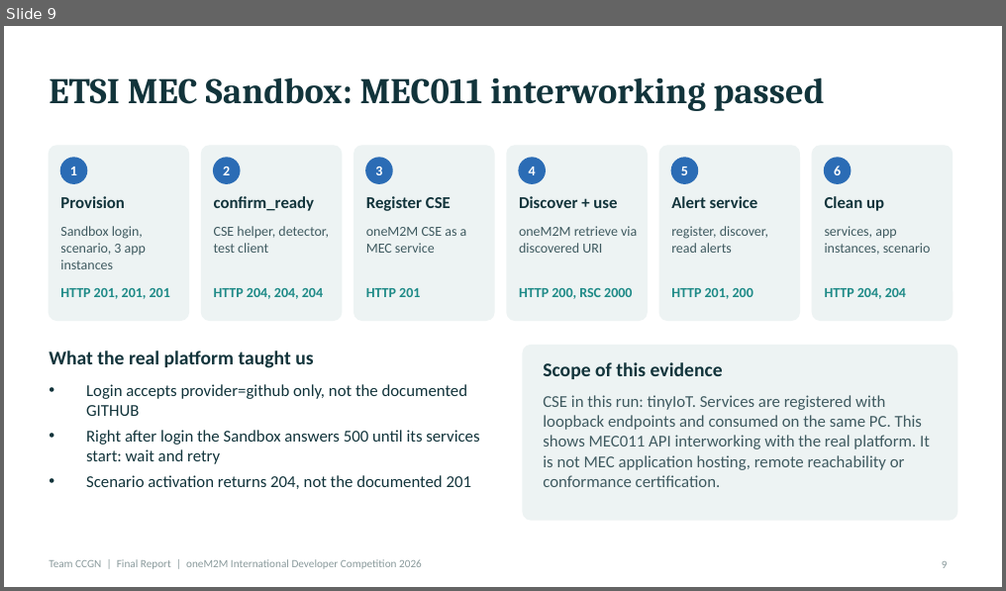
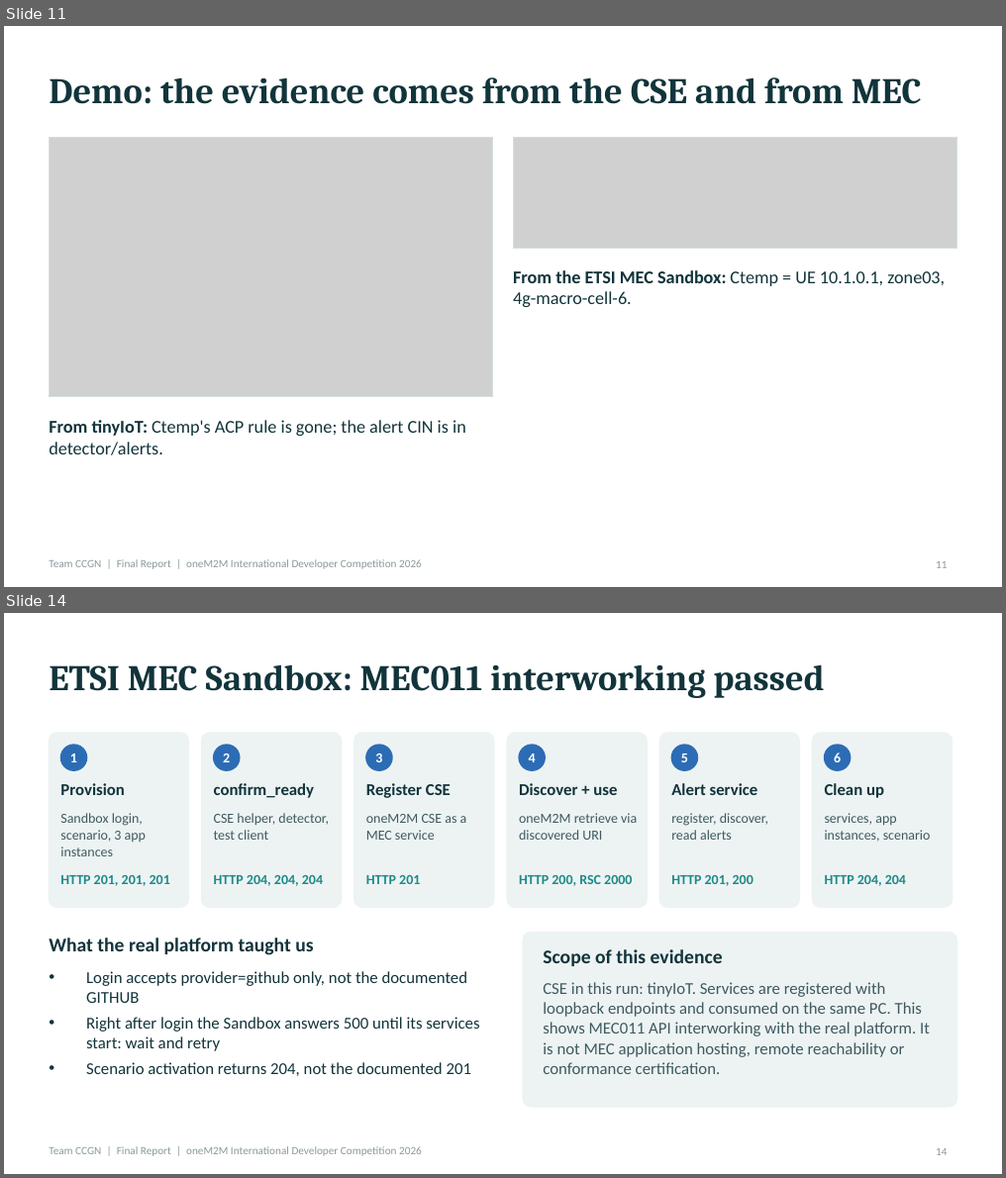
Before and after one commit to easycode42/ccgn-edge-iot-security, a slide deck: deliverables/CCGN_Final_Report.pptx. Shown one above the other, each under a label of ours: slide 9 before the commit, slides 11 and 14 after it; the slides between them are not shown. The pictures are 1006x591 and 1006x1178 pixels, drawn with LibreOffice and Linux fonts; fonts in the diff are those of the drawing; grey boxes stand for pictures. Boxes give left, top, right and bottom in pixels: in the first picture for what was removed or moved away, otherwise in the second. Text is boxed around its words. In the diff, an @@ line names an element or a change of style, - is before the commit and + after.

```diff
--- a/deliverables/CCGN_Final_Report.pptx
+++ b/deliverables/CCGN_Final_Report.pptx
@@ slide 11 added at (4, 26, 1002, 587), background #FFFFFF; not listed: 1 template element that a slide beside it also shows @@
@@ title added at (49, 77, 922, 104), 26 pt, text #12343B, bold @@
+Demo: the evidence comes from the CSE and from MEC
@@ picture added at (49, 138, 493, 397) @@
@@ rectangle added at (49, 138, 493, 397), outline #D5DFE0 0.75 pt @@
@@ picture added at (513, 138, 957, 249) @@
@@ rectangle added at (513, 138, 957, 249), outline #D5DFE0 0.75 pt @@
@@ text added at (513, 271, 944, 307), 13 pt, text #12343B @@
+From the ETSI MEC Sandbox: Ctemp = UE 10.1.0.1, zone03, 4g-macro-cell-6.
@@ text added at (49, 420, 466, 456), 13 pt, text #12343B @@
+From tinyIoT: Ctemp's ACP rule is gone; the alert CIN is in detector/alerts.
@@ page number added at (936, 562, 946, 569), 8 pt, text #8A9A9C @@
+11
@@ what was slide 9 is now slide 14 @@
@@ page number at (936, 1149, 946, 1156): text changed @@
-9
+14
```
Also in this commit, not shown: 5 slides changed, 9 other slides added, 5 slides removed, 44 other files.
